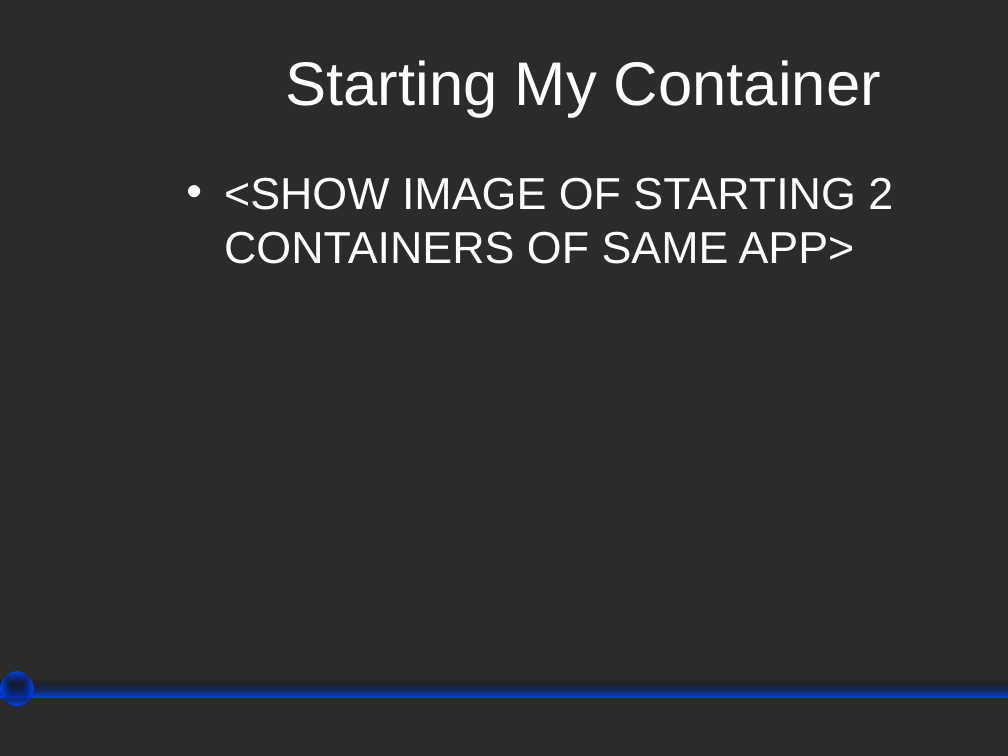
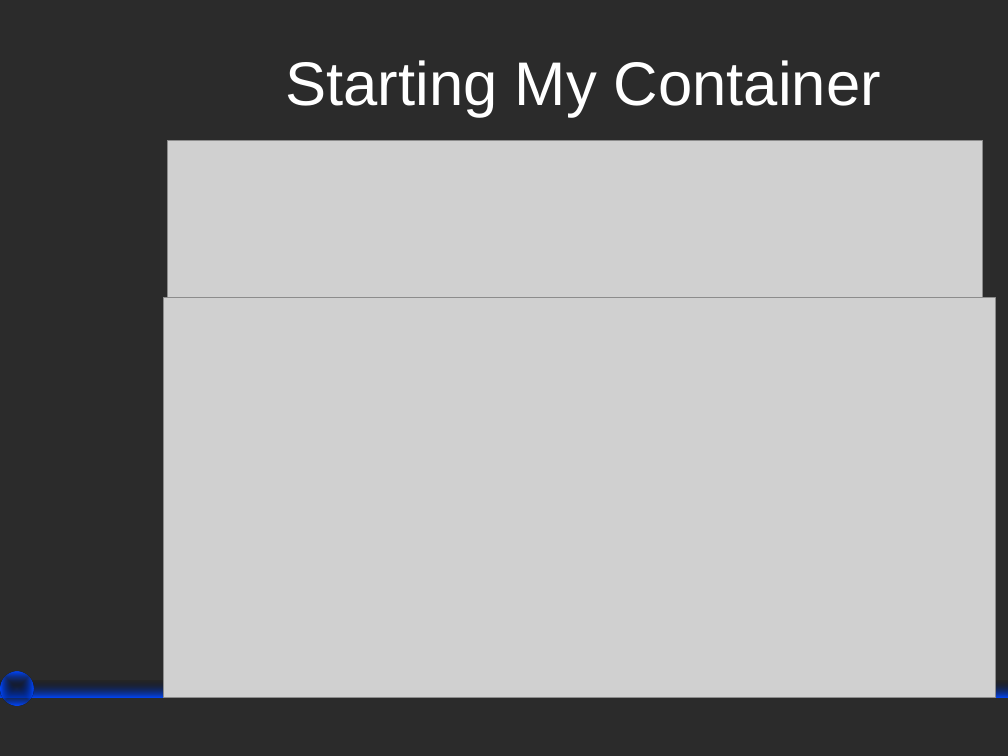
Before and after one commit to wesreisz/cis411-lightningTalks, a slide deck: slide 15 of TylerLutz_Docker_LighteningTalk.ppt. Drawn at 1008x756 pixels with LibreOffice and Linux fonts; fonts in the diff are those of the drawing; grey boxes stand for pictures; background and template pictures are left out; a plain dark background stands for a picture behind light text. Boxes give left, top, right and bottom in pixels: in the first picture for what was removed or moved away, otherwise in the second. Text is boxed around its words. In the diff, an @@ line names an element or a change of style, - is before the commit and + after.

```diff
--- a/TylerLutz_Docker_LighteningTalk.ppt
+++ b/TylerLutz_Docker_LighteningTalk.ppt
@@ picture added at (168,140,983,349) @@
@@ text removed at (224,177,893,264) @@
-• <SHOW IMAGE OF STARTING 2 CONTAINERS OF SAME APP>
@@ picture added at (163,297,995,697) @@
```
Also in this commit, not shown: 5 other slides changed, 1 slide added, 1 slide removed.
